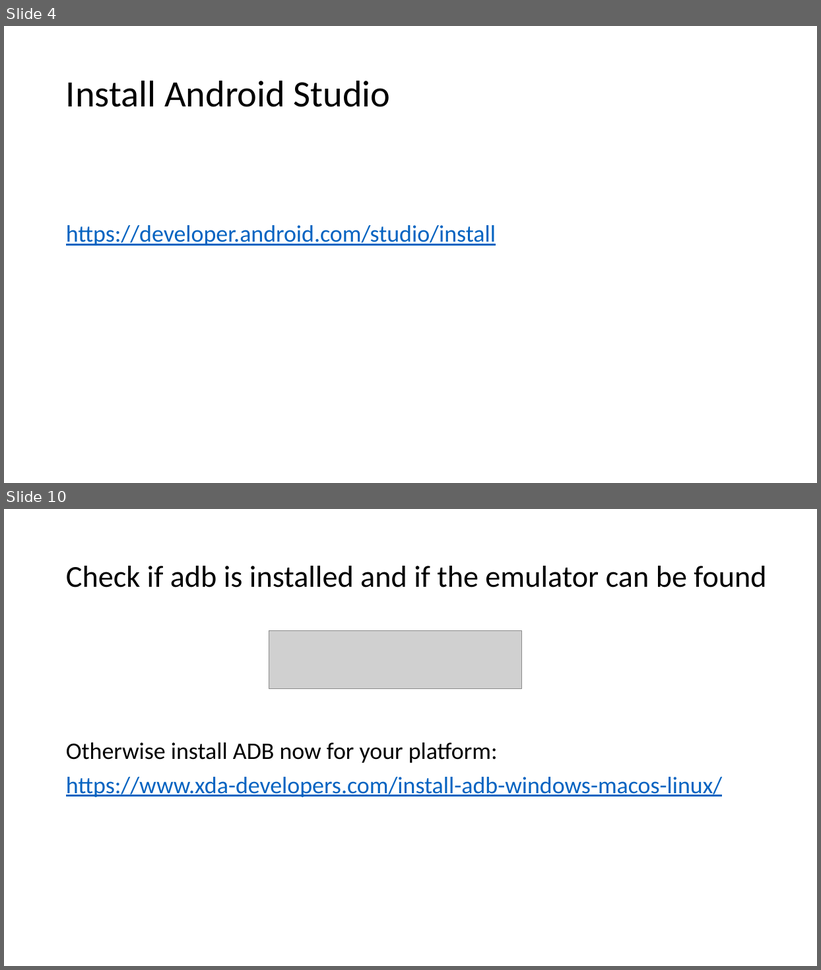
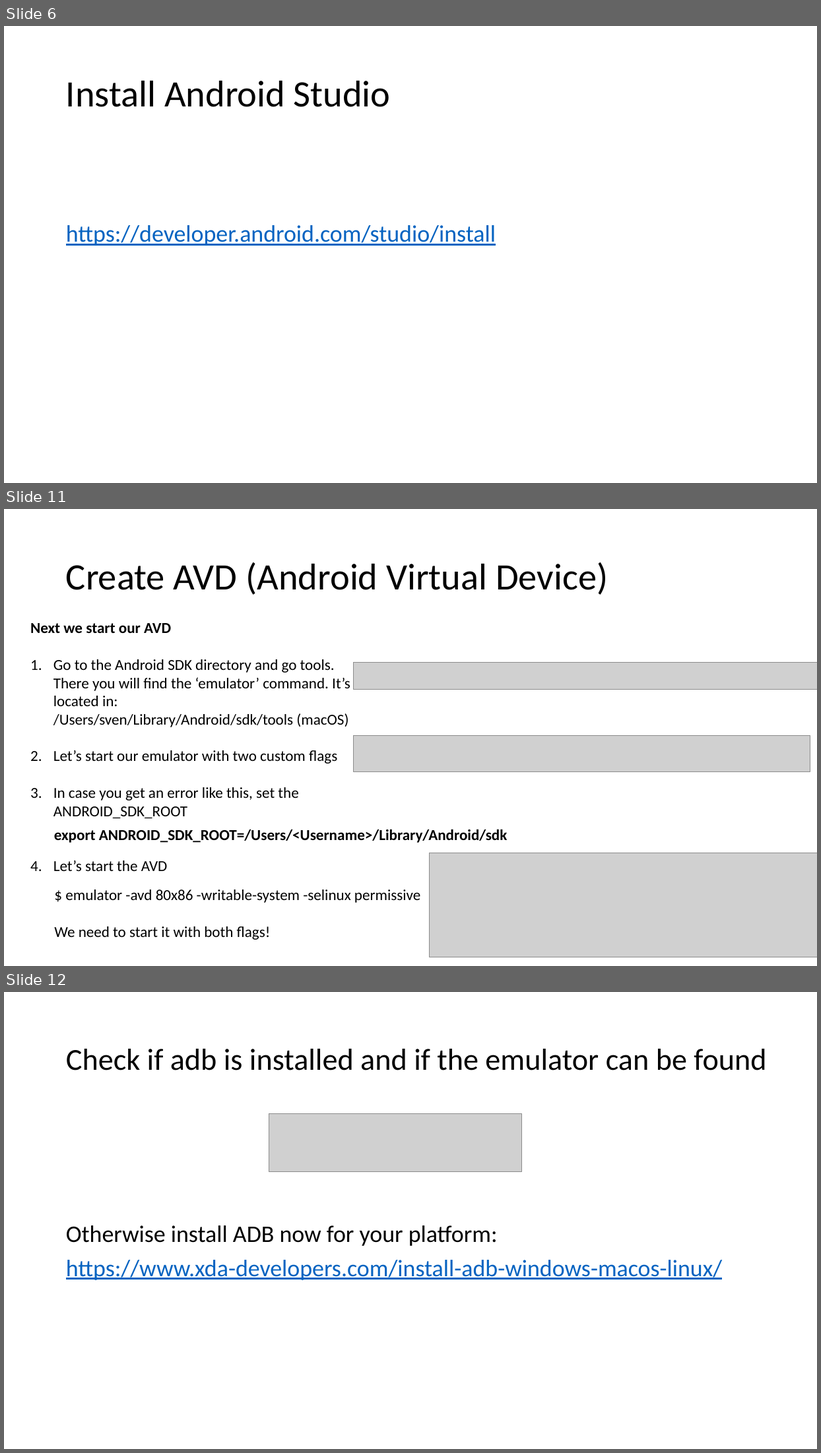
Before and after one commit to b0bbybaldi/OWASP-Bay-Area, a slide deck: Preparation-Bay-Area-Workshop.pptx. Shown one above the other, each under a label of ours: slides 4 and 10 before the commit, slides 6, 11 and 12 after it; the slides between them are not shown. The pictures are 821x970 and 821x1453 pixels, drawn with LibreOffice and Linux fonts; fonts in the diff are those of the drawing; grey boxes stand for pictures. Boxes give left, top, right and bottom in pixels: in the first picture for what was removed or moved away, otherwise in the second. Text is boxed around its words. In the diff, an @@ line names an element or a change of style, - is before the commit and + after.

```diff
--- a/Preparation-Bay-Area-Workshop.pptx
+++ b/Preparation-Bay-Area-Workshop.pptx
@@ slide 11 added at (4, 509, 817, 966), background #FFFFFF @@
@@ title added at (66, 562, 608, 595), 44 pt, text #000000 @@
+Create AVD (Android Virtual Device)
@@ text added at (30, 623, 350, 871), 18 pt, text #000000 @@
+Next we start our AVD
+1. Go to the Android SDK directory and go tools. There you will find the ‘emulator’ command. It’s located in: /Users/sven/Library/Android/sdk/tools (macOS)
+2. Let’s start our emulator with two custom flags
+3. In case you get an error like this, set the ANDROID_SDK_ROOT
+4. Let’s start the AVD
@@ picture added at (354, 663, 817, 689) @@
@@ picture added at (354, 736, 811, 772) @@
@@ text added at (54, 829, 507, 843), 18 pt, text #000000, bold @@
+export ANDROID_SDK_ROOT=/Users/<Username>/Library/Android/sdk
@@ picture added at (430, 853, 817, 957) @@
@@ text added at (54, 890, 420, 940), 18 pt, text #000000 @@
+$ emulator -avd 80x86 -writable-system -selinux permissive
+We need to start it with both flags!
@@ what was slide 4 is now slide 6 @@
@@ what was slide 10 is now slide 12 @@
```
Also in this commit, not shown: 2 slides changed, 10 other slides added, 7 slides removed, 1 other file.
